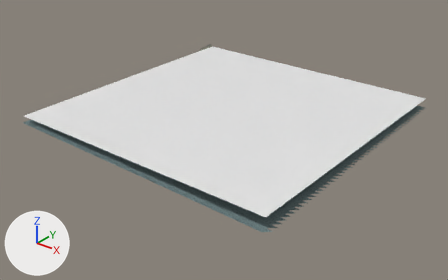
Before and after pictures for a commit that changed the glTF model eloria-assets/maps/continent-v2/whitepeak/client/chunks/16_12/world.glb.
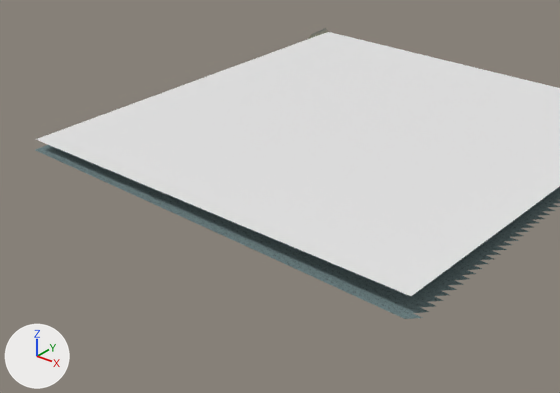
The first picture shows the older version from a 50 mm lens placed at (739.2, -367.6, 80.8), pointed at (622.1, -221.2, -10.0). The close-ups show the older and then the newer version on the part from 0% to 81% of the width and 9% to 100% of the height of that picture. Only the edits that show in the close-ups are written down. The axes (+X, +Y, +Z) are drawn at lower left. The lights are the same throughout. Where no turn or scale is listed for an object, it has been applied to the vertices. Vertices at exactly the same position are counted once.

In view in the first close-up: 'AuthoredGround_whitepeakBase_whitepeak_16_12', 'Water_whitepeak_16_12' and 1 more.
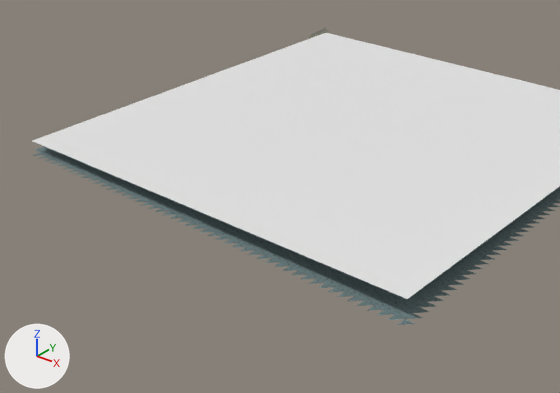
Boxes [x1, y1, x2, y2] around the edits, measured in the close-ups (560 x 393 px):
'Water_whitepeak_16_12', mesh moved: before [36, 32, 560, 296]; after [33, 33, 560, 299]
'AuthoredGround_whitepeakBase_whitepeak_16_12', reshaped (mostly hidden): before [36, 30, 560, 319]; after [33, 30, 560, 325]
part 2 of me_authoredground_whitepeakbase_whitepeak_16_12, added: after [33, 153, 415, 325]

What the commit changed:
me_water_whitepeak_16_12 is used by ob_water_whitepeak_16_12; location (-1351.0, 5621.0, 0.0).
me_water_whitepeak_16_12 had 4 vertices, 2 faces and spanned x 1924.0..2020.0, y -5885.0..-5789.0, z 0.0.
me_water_whitepeak_16_12 now has 4 vertices, 2 faces and spans x 1924.0..2020.0, y -5886.0..-5790.0, z 0.0.
me_water_whitepeak_16_12 part 1: the whole mesh is moved by (0.0, -1.0, 0.0).
me_authoredground_whitepeakbase_whitepeak_16_12 is used by ob_authoredground_whitepeakbase_whitepeak_16_12; location (-1351.0, 5621.0, 0.0).
me_authoredground_whitepeakbase_whitepeak_16_12 had 2448 vertices, 4608 faces and spanned x 1923.0..2021.0, y -5885.0..-5789.0, z -4.6..0.8.
me_authoredground_whitepeakbase_whitepeak_16_12 now has 2496 vertices, 4608 faces and spans x 1923.0..2021.0, y -5887.0..-5789.0, z -4.6..0.8.
Part 2, on me_authoredground_whitepeakbase_whitepeak_16_12:
2 vertices are added at (2019.0, -5887.0, -4.6), (2021.0, -5885.0, -4.6).
42 new vertices lie (-2.0, -2.0, 0.0) away from vertices in x 1927.0..2019.0, y -5885.0, z -4.6..-2.8.
5 new vertices lie (0.0, -2.0, -0.1) away from vertices in x 1929.0..1979.0, y -5885.0, z -3.7..-2.8.
48 new faces join them.
Other edits to the shape of me_authoredground_whitepeakbase_whitepeak_16_12 do not show in these pictures.
